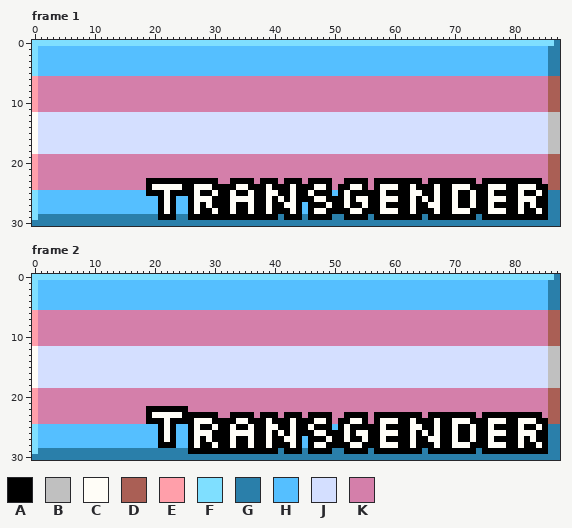
Pixel-art file: aseprite/pride/badge_transgender.aseprite. That is the earlier state.
88x31 pixels, 12 frames. Shown: frame 1, frame 2. The commit also changed other frames, which this record leaves out.
Palette (. is transparent): A #000000  B #c0c0c0  C #fffdf7  D #aa5f55  E #ff9faa  F #7fdfff  G #2a7faa  H #55bfff  J #d4dfff  K #d47faa
After:
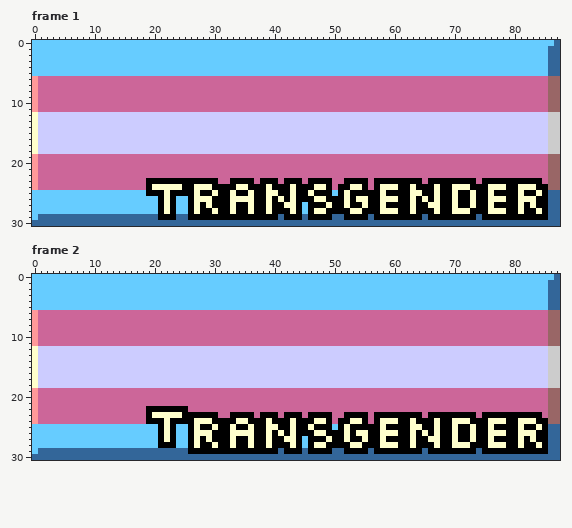
What changed:
colour B: #c0c0c0 -> #cccccc
colour C: #fffdf7 -> #ffffcc
colour D: #aa5f55 -> #996666
colour E: #ff9faa -> #ff9999
colour G: #2a7faa -> #336699
colour H: #55bfff -> #66ccff
colour J: #d4dfff -> #ccccff
colour K: #d47faa -> #cc6699
Frame 1, layer "Border":
y 0: x 0..86 FFFFFFFFFFFFFFFFFFFFFFFFFFFFFFFFFFFFFFFFFFFFFFFFFFFFFFFFFFFFFFFFFFFFFFFFFFFFFFFFFFFFFFF -> HHHHHHHHHHHHHHHHHHHHHHHHHHHHHHHHHHHHHHHHHHHHHHHHHHHHHHHHHHHHHHHHHHHHHHHHHHHHHHHHHHHHHHH
y 1..5: x 0 F -> H
y 25..29: x 0 F -> H
Frame 2, layer "Border": the same change as frame 1
